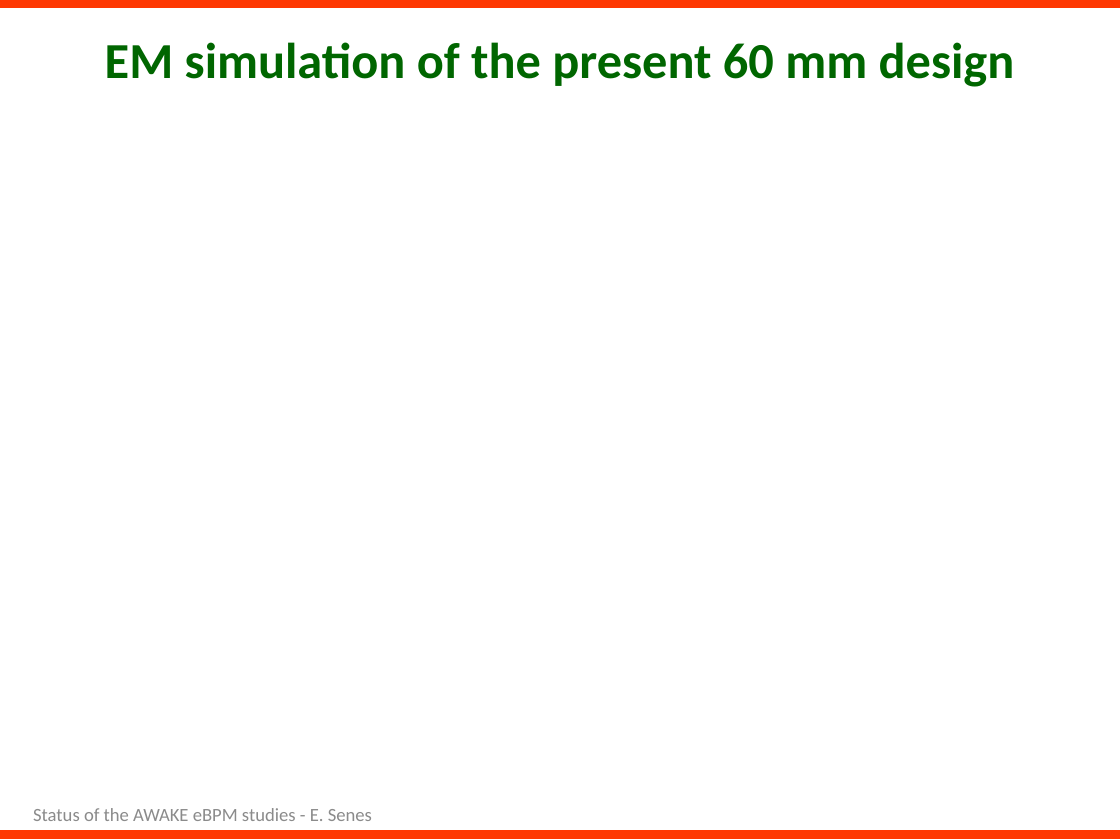
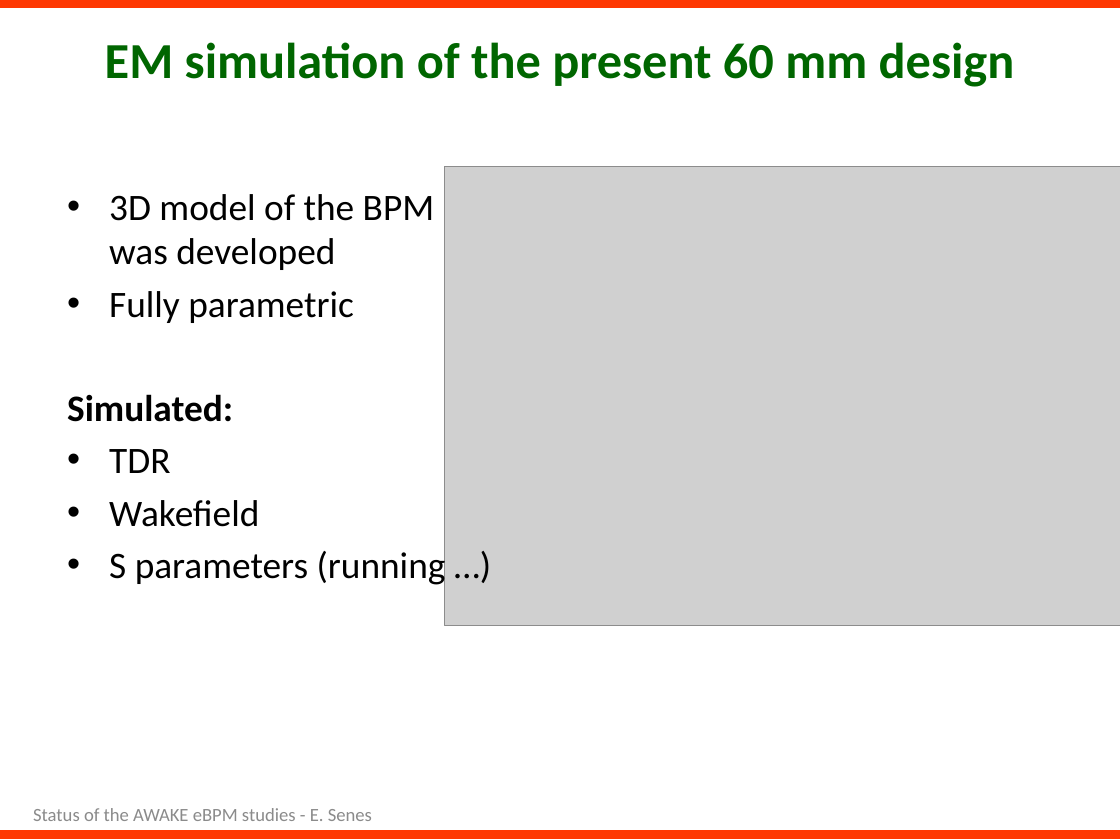
Before and after one commit to esenes/AWAKE-BPMs-tests, a slide deck: slide 15 of Presentations/eBPM-measurements-Mar2019.pptx (slide 12 before the commit). Drawn at 1120x840 pixels with LibreOffice and Linux fonts; fonts in the diff are those of the drawing; grey boxes stand for pictures. Boxes give left, top, right and bottom in pixels: in the first picture for what was removed or moved away, otherwise in the second. Text is boxed around its words. In the diff, an @@ line names an element or a change of style, - is before the commit and + after.

```diff
--- a/Presentations/eBPM-measurements-Mar2019.pptx
+++ b/Presentations/eBPM-measurements-Mar2019.pptx
@@ picture added at [445, 167, 1120, 626] @@
@@ text added at [67, 194, 446, 588], 24 pt, text #000000 @@
+• 3D model of the BPM was developed
+• Fully parametric
+Simulated:
+• TDR
+• Wakefield
+• S parameters (running …)
```
Also in this commit, not shown: 10 other slides changed, 8 slides added, 18 other files.
